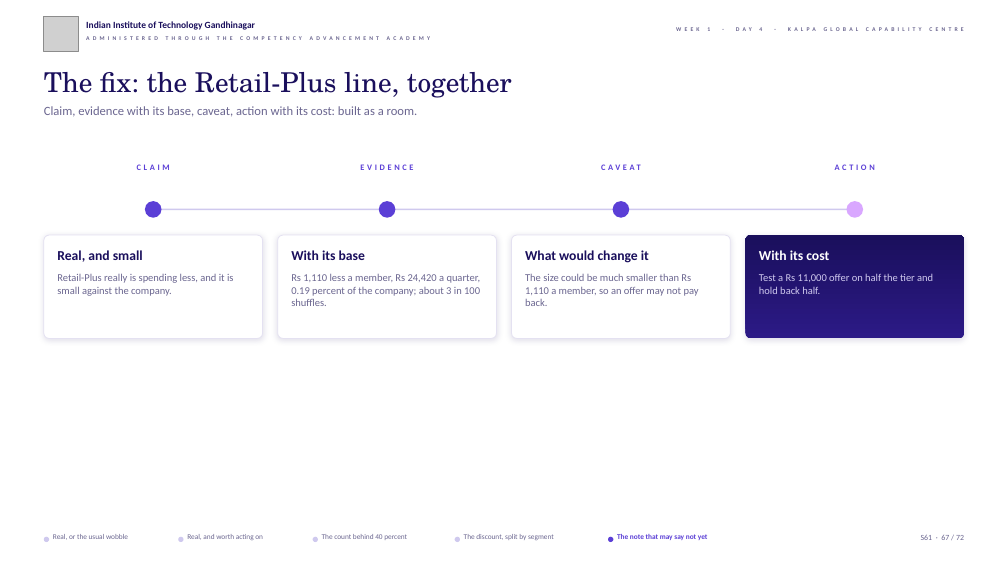
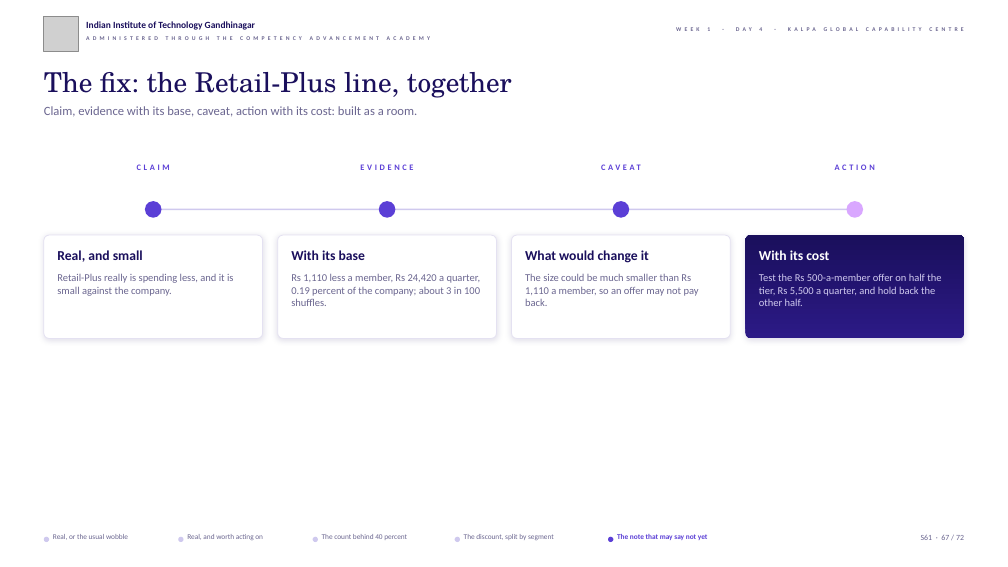
Before and after one commit to fde-academy-lab/c2-content-factory, a slide deck: slide 67 of content/W01/D4/slides/C2_W01_D04_half1_STUDENT.pptx. Drawn at 1008x567 pixels with LibreOffice and Linux fonts; fonts in the diff are those of the drawing; grey boxes stand for pictures; background and template pictures are left out. Boxes give left, top, right and bottom in pixels: in the first picture for what was removed or moved away, otherwise in the second. Text is boxed around its words. In the diff, an @@ line names an element or a change of style, - is before the commit and + after.

```diff
--- a/content/W01/D4/slides/C2_W01_D04_half1_STUDENT.pptx
+++ b/content/W01/D4/slides/C2_W01_D04_half1_STUDENT.pptx
@@ text at (x1=759, y1=273, x2=941, y2=306): text changed @@
-Test a Rs 11,000 offer on half the tier and hold back half.
+Test the Rs 500-a-member offer on half the tier, Rs 5,500 a quarter, and hold back the other half.
```
Also in this commit, not shown: 7 other slides changed, 15 other files.
